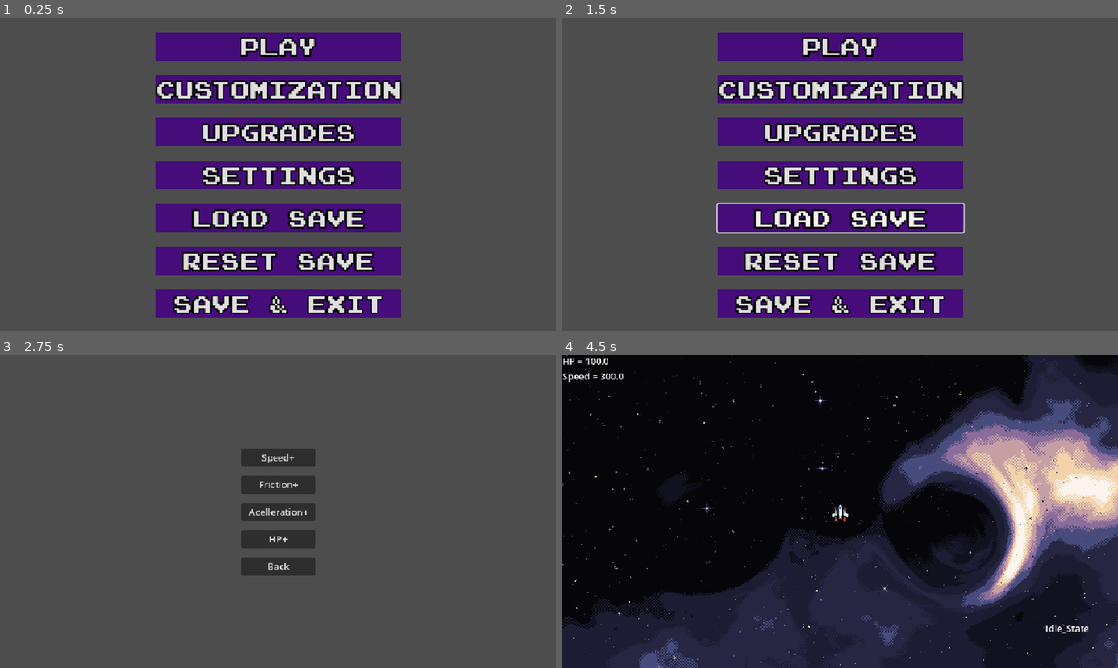
Above: before the commit, frames 1-4 (two rows, left to right).
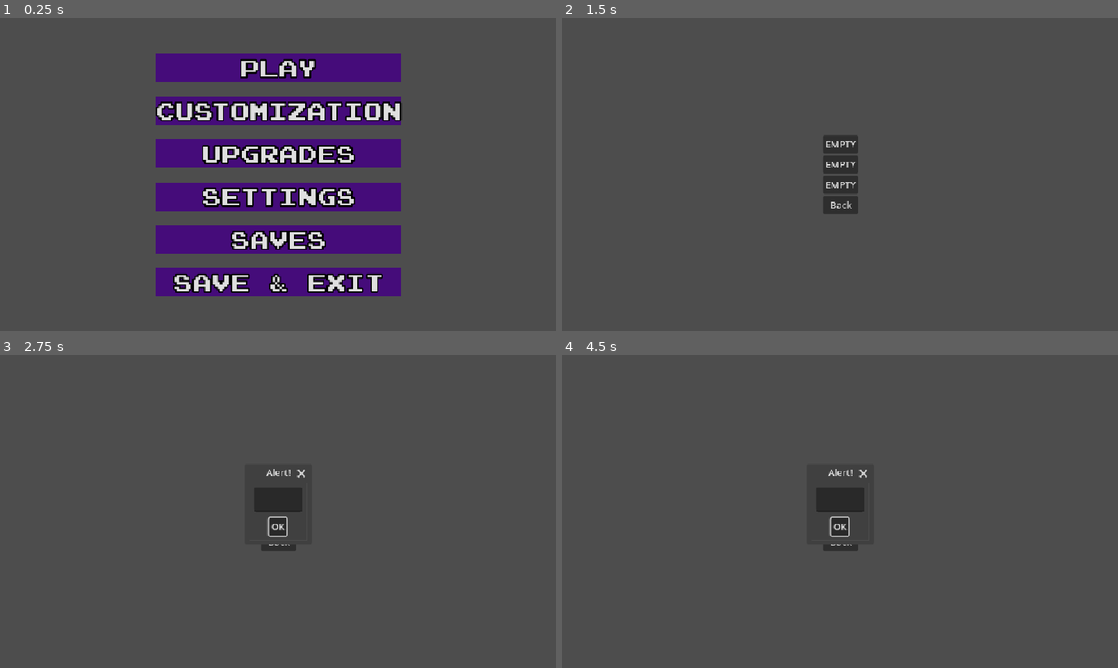
Above: after the commit, the same moments.

Repository: Draccore/spaceshooter
Game: Godot game, scene res://Scenes/main_menu.tscn
Two runs of this game, one before a commit and one after it. Both use one fixed random seed, a clock stepped at 60 frames per second and the inputs below.
Inputs (mouse positions are in pixels of both pictures, inside the frame that each line leads up to):
- Up to frame 1 (0.25 s): no input
- Up to frame 2 (1.5 s): click (840, 218) at 0.5 s, where only the run before the commit has a clickable "Load Save"; click (840, 240) at 1.25 s, where only the run after the commit has a clickable "Saves"
- Up to frame 3 (2.75 s): click (278, 480) at 2 s, where only the run after the commit has a clickable "EMPTY"
- Up to frame 4 (4.5 s): click "Back" at 2.75 s; click (840, 596) at 3.5 s, where only the run before the commit has a clickable "Reset Save"; click (840, 383) at 4.25 s, where only the run before the commit has a clickable "Play"

The runs differ from the first frame. In frame 1, 32% of the frame differs, in the area x 28-73%, y 4-96%; in frame 2, 29%; in frame 3, 2.4%; in frame 4, 100%, in the area x 0-100%, y 0-100%.

Commit message:
save file system

Diff:
--- a/Scenes/main_menu.tscn
+++ b/Scenes/main_menu.tscn
@@ -95,7 +95,7 @@
 theme_override_styles/normal = SubResource("StyleBoxFlat_n45e2")
 text = "Settings"
 
-[node name="Load Save" type="Button" parent="VBoxContainer"]
+[node name="Saves" type="Button" parent="VBoxContainer"]
 layout_mode = 2
 theme_override_constants/outline_size = 10
 theme_override_fonts/font = ExtResource("1_28flt")
@@ -103,17 +103,7 @@
 theme_override_styles/hover = SubResource("StyleBoxFlat_ce3w2")
 theme_override_styles/pressed = SubResource("StyleBoxFlat_trj04")
 theme_override_styles/normal = SubResource("StyleBoxFlat_n45e2")
-text = "Load Save"
-
-[node name="Reset Save" type="Button" parent="VBoxContainer"]
-layout_mode = 2
-theme_override_constants/outline_size = 10
-theme_override_fonts/font = ExtResource("1_28flt")
-theme_override_font_sizes/font_size = 40
-theme_override_styles/hover = SubResource("StyleBoxFlat_ce3w2")
-theme_override_styles/pressed = SubResource("StyleBoxFlat_trj04")
-theme_override_styles/normal = SubResource("StyleBoxFlat_n45e2")
-text = "Reset Save"
+text = "Saves"
 
 [node name="Quit" type="Button" parent="VBoxContainer"]
 layout_mode = 2
@@ -129,6 +119,5 @@
 [connection signal="pressed" from="VBoxContainer/Customization" to="." method="_on_costumization_pressed"]
 [connection signal="pressed" from="VBoxContainer/Upgrades" to="." method="_on_upgrades_pressed"]
 [connection signal="pressed" from="VBoxContainer/Settings" to="." method="_on_settings_pressed"]
-[connection signal="pressed" from="VBoxContainer/Load Save" to="." method="_on_load_save_pressed"]
-[connection signal="pressed" from="VBoxContainer/Reset Save" to="." method="_on_reset_save_pressed"]
+[connection signal="pressed" from="VBoxContainer/Saves" to="." method="_on_saves_pressed"]
 [connection signal="pressed" from="VBoxContainer/Quit" to="." method="_on_quit_pressed"]
--- /dev/null
+++ b/Scenes/saves.gd
@@ -0,0 +1,78 @@
+extends Control
+
+@onready var slot_buttons = [
+	$"VBoxContainer/Slot 1/Slot Button",
+	$"VBoxContainer/Slot 2/Slot Button",
+	$"VBoxContainer/Slot 3/Slot Button"
+]
+@onready var delete_buttons = [
+	$"VBoxContainer/Slot 1/Delete Button",
+	$"VBoxContainer/Slot 2/Delete Button",
+	$"VBoxContainer/Slot 3/Delete Button"
+]
+
+var selected_slot := -1
+
+# Optionally, add this in your scene
+@onready var name_dialog = $NameDialog # PopupDialog with LineEdit as child
+@onready var confirm_dialog = $ConfirmDialog # AcceptDialog for deletion
+
+func _ready():
+	update_slots()
+
+func update_slots():
+	var names = SaveManager.get_all_slot_display_names()
+	for i in range(3):
+		slot_buttons[i].text = names[i]
+		slot_buttons[i].disabled = false
+		if names[i] == "EMPTY":
+			delete_buttons[i].visible = false
+		else:
+			delete_buttons[i].visible = true
+
+func _on_slot_button_pressed(idx):
+	var names = SaveManager.get_all_slot_display_names()
+	selected_slot = idx
+	if names[idx] == "EMPTY":
+		name_dialog.popup_centered()
+		name_dialog.get_node("LineEdit").text = ""
+	else:
+		SaveManager.load_data(idx + 1) # slots are 1-indexed
+		# Transition to game or show slot loaded message
+
+func _on_delete_button_pressed(idx):
+	selected_slot = idx
+	confirm_dialog.popup_centered()
+
+func _on_name_dialog_confirmed():
+	var name = name_dialog.get_node("LineEdit").text.strip_edges()
+	if name == "":
+		# Optionally show error
+		return
+	SaveManager.set_current_slot(selected_slot + 1)
+	SaveManager.reset_player_data()  # Make sure the save starts clean!
+	SaveManager.save_data(name)
+	update_slots()
+
+func _on_confirm_dialog_confirmed():
+	SaveManager.set_current_slot(selected_slot + 1)
+	SaveManager.delete_save()
+	update_slots()
+
+# Connect the signals in the editor or with code like this:
+func _on_VBoxContainer_HBoxContainer_Button_pressed():
+	_on_slot_button_pressed(0)
+func _on_VBoxContainer_HBoxContainer2_Button_pressed():
+	_on_slot_button_pressed(1)
+func _on_VBoxContainer_HBoxContainer3_Button_pressed():
+	_on_slot_button_pressed(2)
+func _on_VBoxContainer_HBoxContainer_DeleteButton_pressed():
+	_on_delete_button_pressed(0)
+func _on_VBoxContainer_HBoxContainer2_DeleteButton_pressed():
+	_on_delete_button_pressed(1)
+func _on_VBoxContainer_HBoxContainer3_DeleteButton_pressed():
+	_on_delete_button_pressed(2)
+
+
+func _on_back_pressed() -> void:
+	get_tree().change_scene_to_file("res://Scenes/main_menu.tscn")
--- a/Scenes/saves.tscn
+++ b/Scenes/saves.tscn
@@ -1,4 +1,6 @@
-[gd_scene format=3 uid="uid://ssue431a37q7"]
+[gd_scene load_steps=2 format=3 uid="uid://ssue431a37q7"]
+
+[ext_resource type="Script" uid="uid://c7g47ouc7jppt" path="res://Scenes/saves.gd" id="1_gneyv"]
 
 [node name="Saves" type="Control"]
 layout_mode = 3
@@ -7,6 +9,7 @@
 anchor_bottom = 1.0
 grow_horizontal = 2
 grow_vertical = 2
+script = ExtResource("1_gneyv")
 
 [node name="VBoxContainer" type="VBoxContainer" parent="."]
 layout_mode = 1
@@ -25,26 +28,51 @@
 [node name="Slot 1" type="HBoxContainer" parent="VBoxContainer"]
 layout_mode = 2
 
-[node name="Button" type="Button" parent="VBoxContainer/Slot 1"]
+[node name="Slot Button" type="Button" parent="VBoxContainer/Slot 1"]
 layout_mode = 2
 
 [node name="Delete Button" type="Button" parent="VBoxContainer/Slot 1"]
 layout_mode = 2
+text = "Delete Save"
 
 [node name="Slot 2" type="HBoxContainer" parent="VBoxContainer"]
 layout_mode = 2
 
-[node name="Button" type="Button" parent="VBoxContainer/Slot 2"]
+[node name="Slot Button" type="Button" parent="VBoxContainer/Slot 2"]
 layout_mode = 2
 
 [node name="Delete Button" type="Button" parent="VBoxContainer/Slot 2"]
 layout_mode = 2
+text = "Delete Save"
 
 [node name="Slot 3" type="HBoxContainer" parent="VBoxContainer"]
 layout_mode = 2
 
-[node name="Button" type="Button" parent="VBoxContainer/Slot 3"]
+[node name="Slot Button" type="Button" parent="VBoxContainer/Slot 3"]
 layout_mode = 2
 
 [node name="Delete Button" type="Button" parent="VBoxContainer/Slot 3"]
 layout_mode = 2
+text = "Delete Save"
+
+[node name="Back" type="Button" parent="VBoxContainer"]
+layout_mode = 2
+text = "Back"
+
+[node name="ConfirmDialog" type="AcceptDialog" parent="."]
+
+[node name="NameDialog" type="AcceptDialog" parent="."]
+
+[node name="LineEdit" type="LineEdit" parent="NameDialog"]
+offset_right = 68.5625
+offset_bottom = 31.0
+
+[connection signal="pressed" from="VBoxContainer/Slot 1/Slot Button" to="." method="_on_VBoxContainer_HBoxContainer_Button_pressed"]
+[connection signal="pressed" from="VBoxContainer/Slot 1/Delete Button" to="." method="_on_VBoxContainer_HBoxContainer_DeleteButton_pressed"]
+[connection signal="pressed" from="VBoxContainer/Slot 2/Slot Button" to="." method="_on_VBoxContainer_HBoxContainer2_Button_pressed"]
+[connection signal="pressed" from="VBoxContainer/Slot 2/Delete Button" to="." method="_on_VBoxContainer_HBoxContainer2_DeleteButton_pressed"]
+[connection signal="pressed" from="VBoxContainer/Slot 3/Slot Button" to="." method="_on_VBoxContainer_HBoxContainer3_Button_pressed"]
+[connection signal="pressed" from="VBoxContainer/Slot 3/Delete Button" to="." method="_on_VBoxContainer_HBoxContainer3_DeleteButton_pressed"]
+[connection signal="pressed" from="VBoxContainer/Back" to="." method="_on_back_pressed"]
+[connection signal="confirmed" from="ConfirmDialog" to="." method="_on_confirm_dialog_confirmed"]
+[connection signal="confirmed" from="NameDialog" to="." method="_on_name_dialog_confirmed"]
--- /dev/null
+++ b/Scripts/GameState.gd
@@ -0,0 +1,3 @@
+extends Node
+
+var current_slot: int = -1 # -1 means no slot selected
--- a/Scripts/SaveManager.gd
+++ b/Scripts/SaveManager.gd
@@ -80,9 +80,19 @@
 		printerr("SaveManager: No save file found at %s" % path)
 		current_display_name = "Save Slot %d" % current_slot
 
-func reset_save(slot: int = -1):
+func delete_save(slot: int = -1):
 	if slot > 0:
 		current_slot = slot
+
+	# Remove the actual save file
+	var path = get_save_path(current_slot)
+	if FileAccess.file_exists(path):
+		DirAccess.remove_absolute(path)
+		print("SaveManager: Save file deleted for slot %d." % current_slot)
+	else:
+		print("SaveManager: No save file found to delete for slot %d." % current_slot)
+
+	# Optionally: Reset in-memory data
 	player_data.speed_upgrade = 0
 	player_data.health_upgrade = 0
 	player_data.friction_upgrade = 0
@@ -93,8 +103,7 @@
 	PlayerStats.upgrades["friction"] = 0
 	PlayerStats.upgrades["accel"] = 0
 
-	save_data()
-	print("SaveManager: Save reset for slot %d." % current_slot)
+	current_display_name = "Save Slot %d" % current_slot
 
 func get_all_slot_display_names() -> Array:
 	var names = []
@@ -121,3 +130,19 @@
 
 func set_current_display_name(name: String):
 	current_display_name = name
+
+
+func reset_player_data():
+	player_data.speed_upgrade = 0
+	player_data.health_upgrade = 0
+	player_data.friction_upgrade = 0
+	player_data.accel_upgrade = 0
+
+	PlayerStats.upgrades["speed"] = 0
+	PlayerStats.upgrades["max_hp"] = 0
+	PlayerStats.upgrades["friction"] = 0
+	PlayerStats.upgrades["accel"] = 0
+
+func save_exists(slot: int) -> bool:
+	var path = get_save_path(slot)
+	return FileAccess.file_exists(path)
--- a/Scripts/main_menu.gd
+++ b/Scripts/main_menu.gd
@@ -2,7 +2,12 @@
 
 
 func _on_play_pressed() -> void:
-	get_tree().change_scene_to_file("res://Scenes/main.tscn")
+	if GameState.current_slot == -1 or not SaveManager.save_exists(GameState.current_slot):
+		# Show slot selection/creation screen
+		get_tree().change_scene_to_file("res://Scenes/saves.tscn")
+	else:
+		# Proceed to game
+		get_tree().change_scene_to_file("res://game.tscn")
 
 
 func _on_settings_pressed() -> void:
--- a/project.godot
+++ b/project.godot
@@ -19,6 +19,7 @@
 PlayerStats="*res://Scripts/player_stats.gd"
 SaveManager="*res://Scripts/SaveManager.gd"
 QuitHandler="*res://Scripts/PersistentQuitHandler.gd"
+GameState="*res://Scripts/GameState.gd"
 
 [display]
 
Not shown, added: Scenes/saves.gd.uid
Not shown, added: Scripts/GameState.gd.uid
